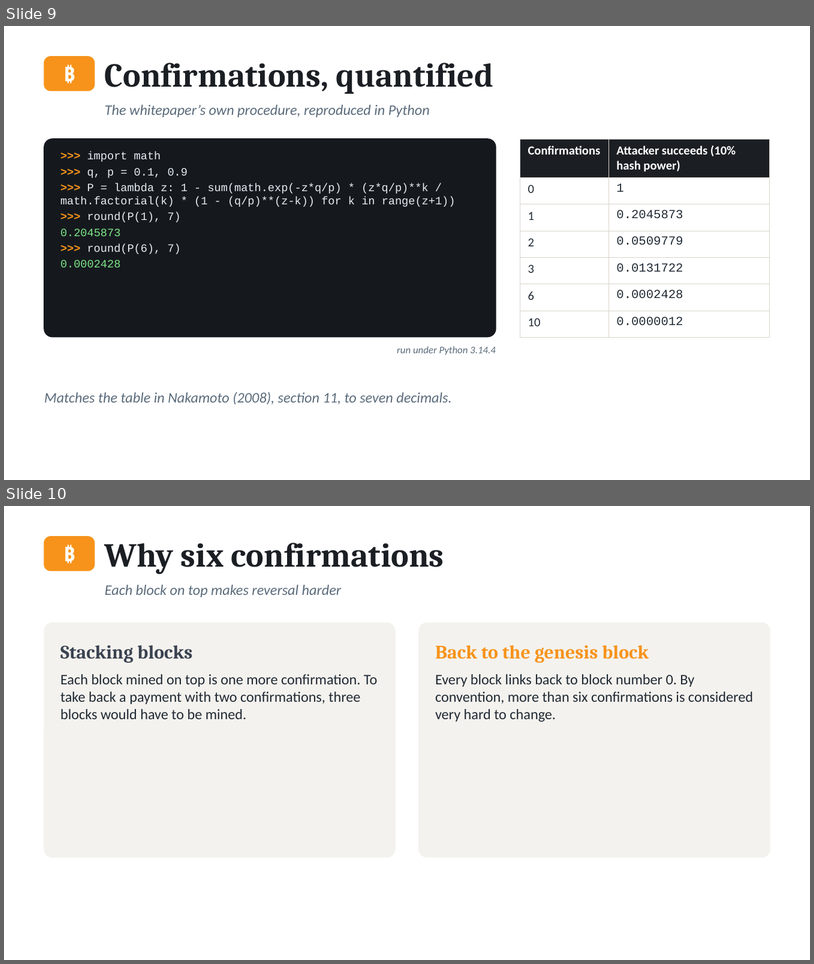
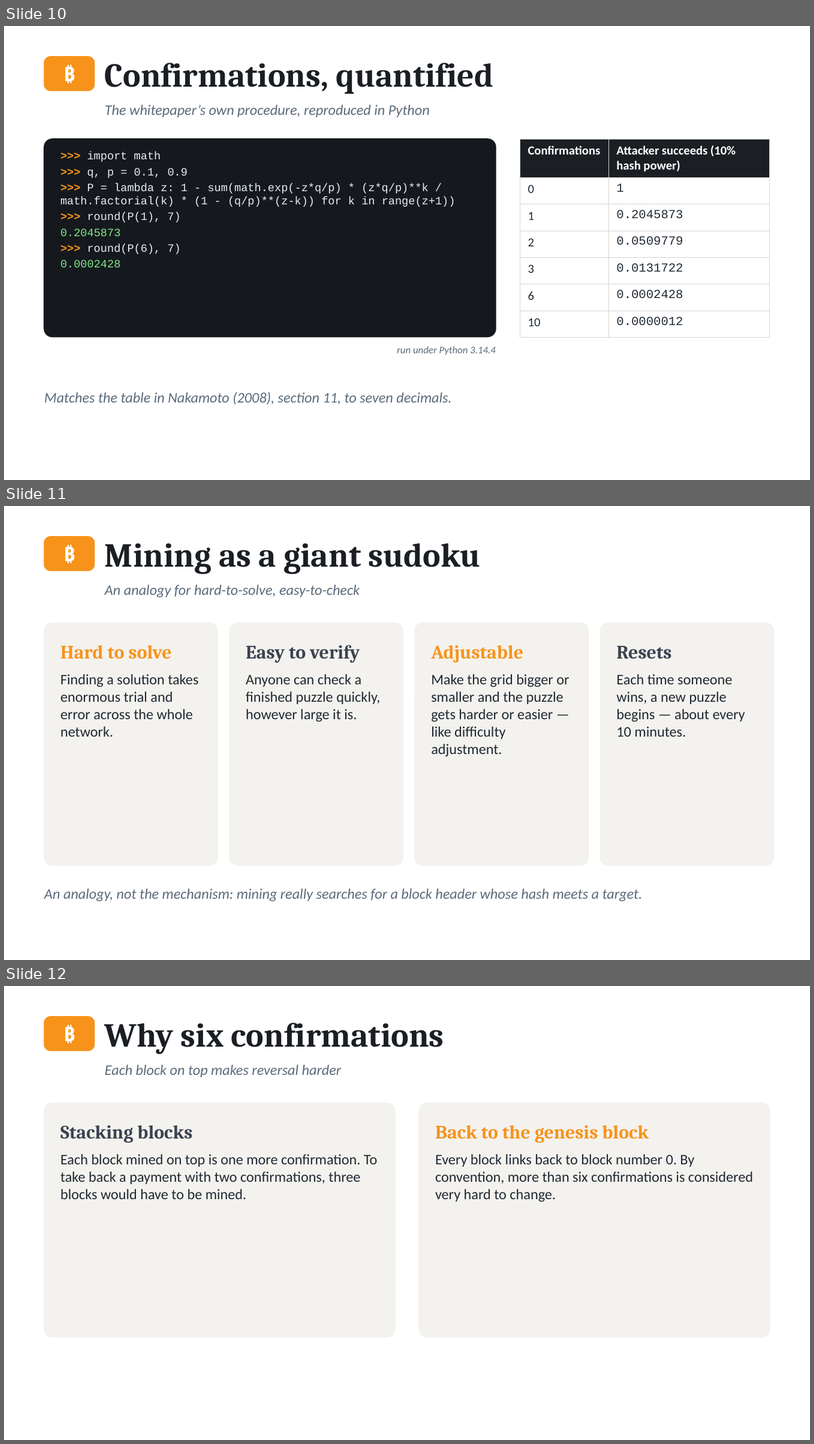
Before and after one commit to altunelyusuf/SEN0401, a slide deck: 03-materials/ch02/SEN0401_Ch02_HowBitcoinWorks_3e.pptx. Shown one above the other, each under a label of ours: slides 9 and 10 before the commit, slides 10, 11 and 12 after it. The pictures are 814x964 and 814x1444 pixels, drawn with LibreOffice and Linux fonts; fonts in the diff are those of the drawing. Boxes give left, top, right and bottom in pixels: in the first picture for what was removed or moved away, otherwise in the second. Text is boxed around its words. In the diff, an @@ line names an element or a change of style, - is before the commit and + after.

```diff
--- a/03-materials/ch02/SEN0401_Ch02_HowBitcoinWorks_3e.pptx
+++ b/03-materials/ch02/SEN0401_Ch02_HowBitcoinWorks_3e.pptx
@@ slide 11 added at box(4, 506, 810, 960), background #FFFFFF @@
@@ rounded rectangle added at box(44, 537, 95, 571), fill #F7931A, outline #F7931A 1 pt @@
@@ text added at box(44, 537, 95, 571), 18 pt, text #FFFFFF, bold @@
+₿
@@ text added at box(105, 543, 480, 574), 30 pt, text #1B1F24, bold @@
+Mining as a giant sudoku
@@ text added at box(105, 585, 360, 597), 13 pt, text #5B6B7B, italic @@
+An analogy for hard-to-solve, easy-to-check
@@ rounded rectangle added at box(44, 623, 218, 865), fill #F4F2EE, outline #F4F2EE 1 pt @@
@@ rounded rectangle added at box(230, 623, 403, 865), fill #F4F2EE, outline #F4F2EE 1 pt @@
@@ rounded rectangle added at box(415, 623, 588, 865), fill #F4F2EE, outline #F4F2EE 1 pt @@
@@ rounded rectangle added at box(601, 623, 774, 865), fill #F4F2EE, outline #F4F2EE 1 pt @@
@@ text added at box(60, 645, 172, 659), 17 pt, text #F7931A, bold @@
+Hard to solve
@@ text added at box(246, 645, 360, 663), 17 pt, text #3A4250, bold @@
+Easy to verify
@@ text added at box(431, 645, 524, 663), 17 pt, text #F7931A, bold @@
+Adjustable
@@ text added at box(617, 646, 672, 659), 17 pt, text #3A4250, bold @@
+Resets
@@ text added at box(60, 674, 198, 736), 13 pt, text #1F2933 @@
+Finding a solution takes enormous trial and error across the whole network.
@@ text added at box(246, 674, 380, 721), 13 pt, text #1F2933 @@
+Anyone can check a finished puzzle quickly, however large it is.
@@ text added at box(431, 674, 569, 756), 13 pt, text #1F2933 @@
+Make the grid bigger or smaller and the puzzle gets harder or easier — like difficulty adjustment.
@@ text added at box(617, 674, 746, 736), 13 pt, text #1F2933 @@
+Each time someone wins, a new puzzle begins — about every 10 minutes.
@@ text added at box(44, 888, 643, 901), 13 pt, text #5B6B7B, italic @@
+An analogy, not the mechanism: mining really searches for a block header whose hash meets a target.
@@ what was slide 9 is now slide 10 @@
@@ what was slide 10 is now slide 12 @@
```
Also in this commit, not shown: 1 slide changed, 4 other slides added, 31 other files.
